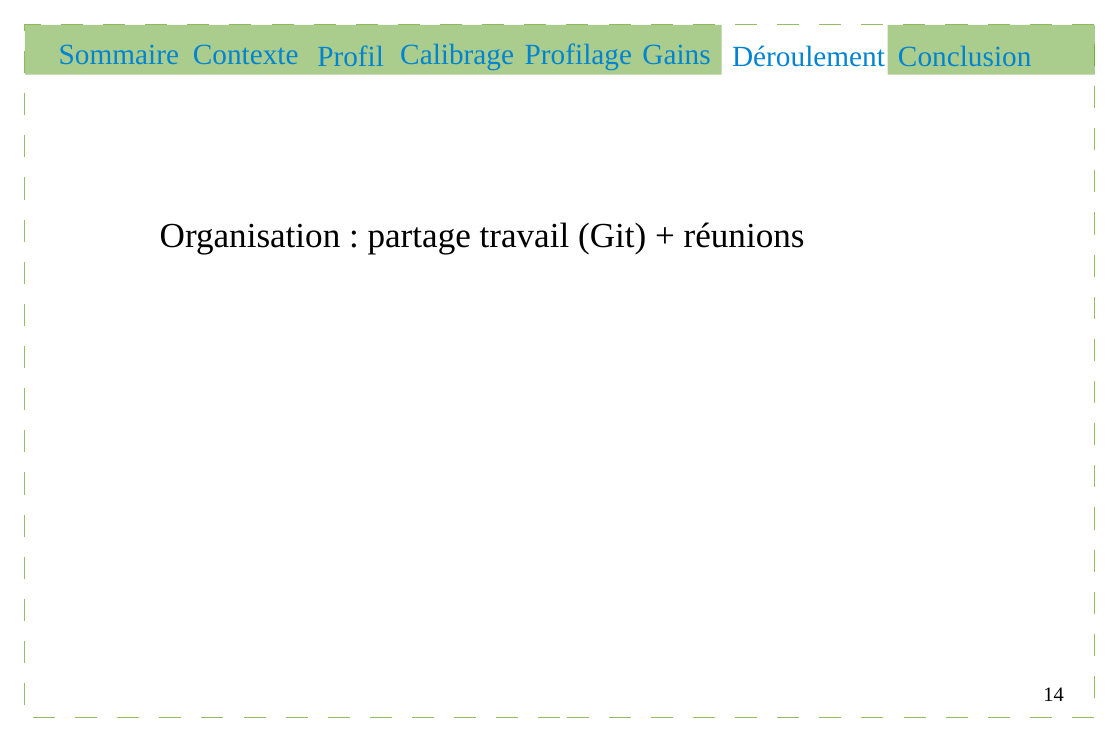
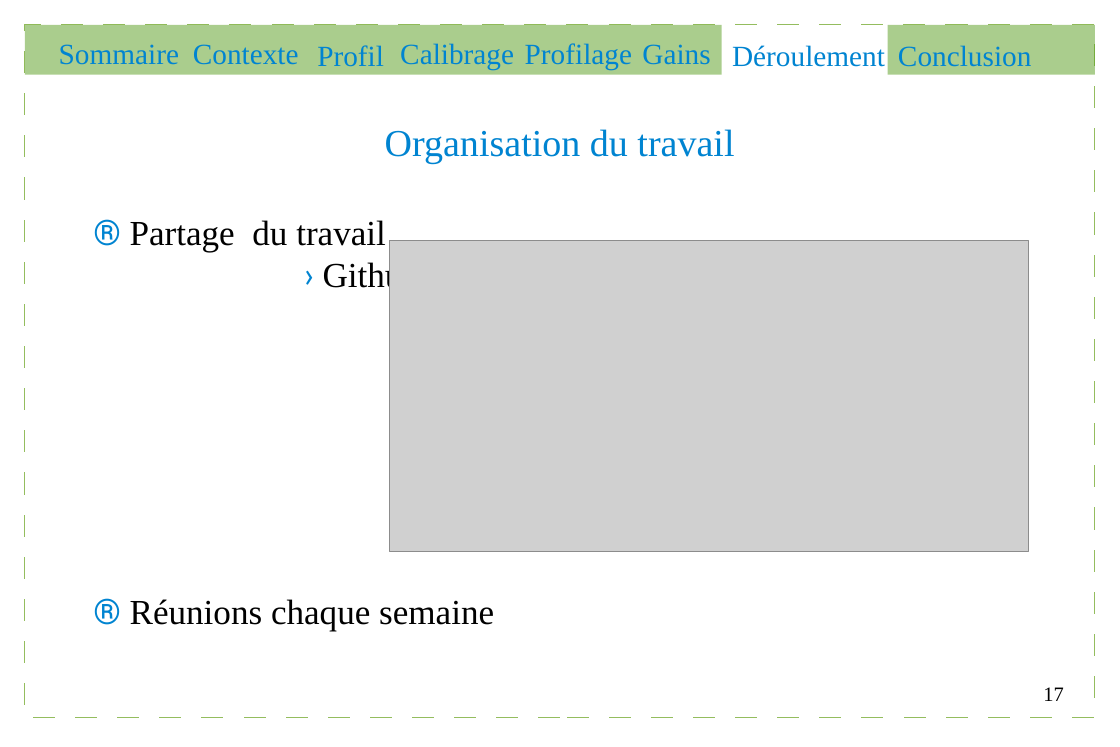
Before and after one commit to Gouga34/TERM1_Poker, a slide deck: slide 17 of Soutenance/presentation.odp (slide 14 before the commit). Drawn at 1120x747 pixels with LibreOffice and Linux fonts; fonts in the diff are those of the drawing; grey boxes stand for pictures. Boxes give left, top, right and bottom in pixels: in the first picture for what was removed or moved away, otherwise in the second. Text is boxed around its words. In the diff, an @@ line names an element or a change of style, - is before the commit and + after.

```diff
--- a/Soutenance/presentation.odp
+++ b/Soutenance/presentation.odp
@@ text added at <box>385,129,734,164</box>, 26 pt, text #0084D1 @@
+Organisation du travail
@@ text at <box>130,220,494,631</box>: text changed @@
-Organisation : partage travail (Git) + réunions
+® Partage du travail
+› Github
+® Réunions chaque semaine
@@ picture added at <box>390,240,1028,551</box> @@
@@ page number at <box>1043,687,1063,701</box>: text changed @@
-14
+17
```
Also in this commit, not shown: 5 other slides changed, 3 slides added, 6 other files.
